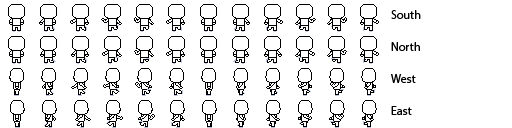
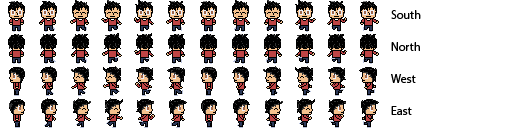
Comparing the layer stacks of the two 512px x 128px images. Changes:
added layer "Hair" above "face" over [8, 0, 379, 114]
added layer "face" above "body" over [10, 9, 376, 113]
renamed "Layer 11" to "body", painted on it over [8, 4, 379, 126]
removed layer "Layer 10" over [8, 4, 379, 126]
